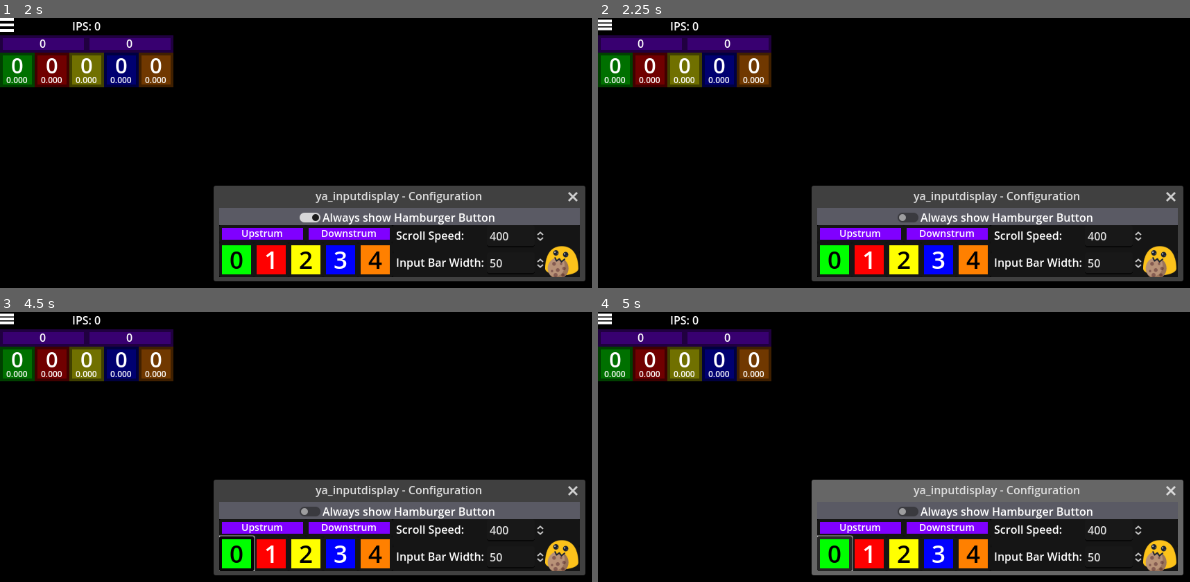
Above: before the commit, frames 1-4 (two rows, left to right).
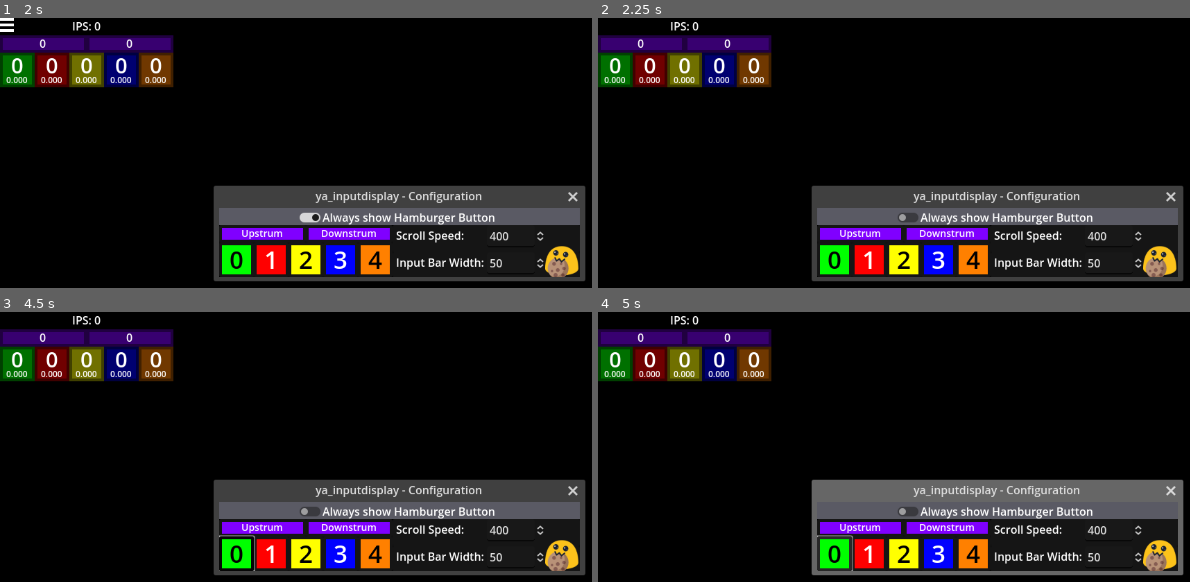
Above: after the commit, the same moments.

Repository: raphaelgoulart/ya_inputdisplay
Game: Godot game, scene res://Main.tscn
Same seed, same stepped clock (60 frames per second), same inputs: the game is played once before the commit and once after it.
Inputs (mouse positions are in pixels of both pictures, inside the frame that each line leads up to):
- Up to frame 1 (2 s): tap Enter at 0.5 s; move the mouse to (574, 220) at 0.52 s; tap Backspace at 0.6 s; click (574, 220) at 0.67 s; click (5, 26) at 1.25 s
- Up to frame 2 (2.25 s): click "Always show Hamburger Button" at 2 s
- Up to frame 3 (4.5 s): click "Always show Hamburger Button" at 2.75 s; click "Always show Hamburger Button" at 3.5 s; tap Space at 4.25 s; move the mouse to (236, 557) at 4.27 s; tap Backspace at 4.35 s; click (236, 557) at 4.42 s
- Up to frame 4 (5 s): no input

Frame 1 is identical in both runs. In frame 2, 0.1% of the frame differs, in the area x 0-3%, y 0-5%; in frame 3, 0.1%; in frame 4, 0.1%.
Error before the commit: Attempt to call function 'hide' in base 'null instance' on a null instance. (res://ConfigInterface/HamburgerToggle.gd:13)

Commit message:
fix hamburger toggle bug

Diff:
--- a/ConfigInterface/HamburgerToggle.gd
+++ b/ConfigInterface/HamburgerToggle.gd
@@ -6,7 +6,7 @@
 
 func _on_button_pressed():
 	ConfigHandler.current_config.always_show_hamburger = button_pressed
-	var hamburger = get_node("root/ButtonHamburger")
+	var hamburger = get_node("/root/Node2D/ButtonHamburger")
 	if ConfigHandler.current_config.always_show_hamburger:
 		hamburger.show()
 	else:
